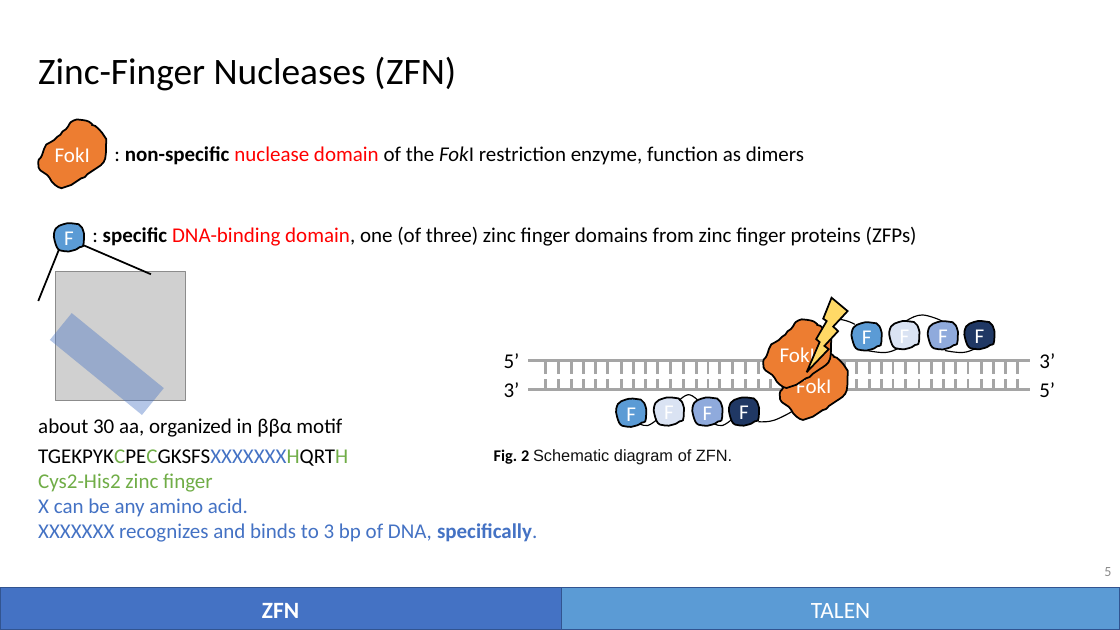
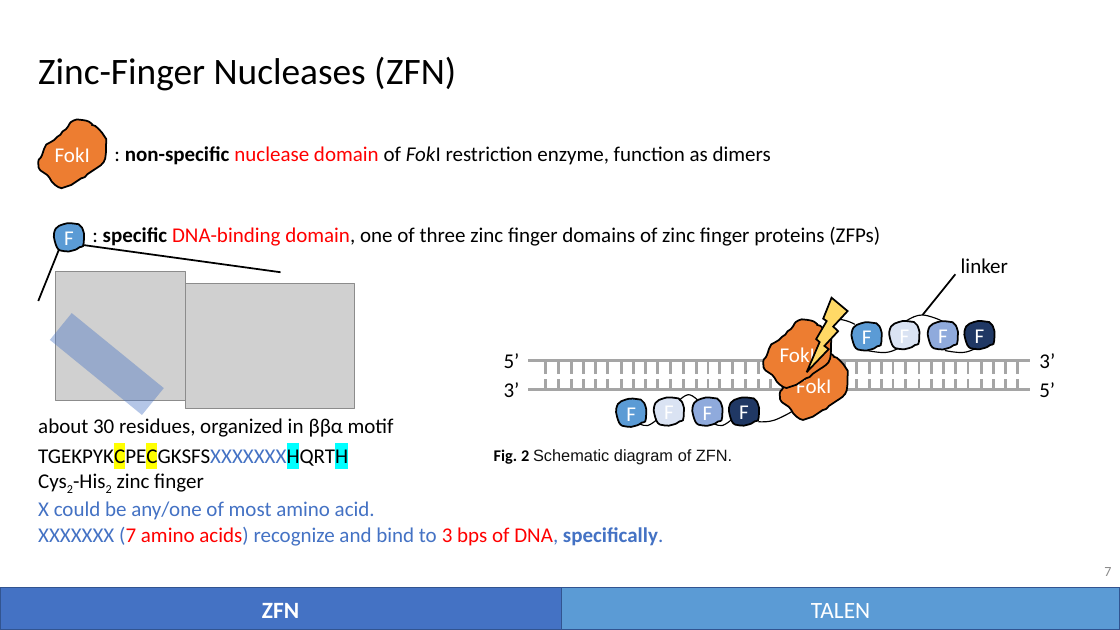
Before and after one commit to vwOvOwv/PKU-Undergraduate-Course, a slide deck: slide 7 of 遗传学(Genetics)/讨论课/Topic-3_遗传学技术/CRISPR-Cas.pptx (slide 5 before the commit). Drawn at 1120x630 pixels with LibreOffice and Linux fonts; fonts in the diff are those of the drawing; grey boxes stand for pictures. Boxes give left, top, right and bottom in pixels: in the first picture for what was removed or moved away, otherwise in the second. Text is boxed around its words. In the diff, an @@ line names an element or a change of style, - is before the commit and + after.

```diff
--- a/遗传学(Genetics)/讨论课/Topic-3_遗传学技术/CRISPR-Cas.pptx
+++ b/遗传学(Genetics)/讨论课/Topic-3_遗传学技术/CRISPR-Cas.pptx
@@ text at <box>125,146,771,165</box>: text changed @@
-: non-specific nuclease domain of the FokI restriction enzyme, function as dimers
+: non-specific nuclease domain of FokI restriction enzyme, function as dimers
@@ text at <box>103,227,880,249</box>: text changed @@
-: specific DNA-binding domain, one (of three) zinc finger domains from zinc finger proteins (ZFPs)
+: specific DNA-binding domain, one of three zinc finger domains of zinc finger proteins (ZFPs)
@@ line moved from (83, 245) - (151, 275) to (83, 245) - (281, 272) @@
@@ text added at <box>961,258,1008,273</box>, 18 pt, text #000000 @@
+linker
@@ picture added at <box>186,284,355,409</box> @@
@@ line added from (923, 315) to (955, 275), #000000 1.5 pt @@
@@ text at <box>38,418,394,437</box>: text changed @@
-about 30 aa, organized in ββα motif
+about 30 residues, organized in ββα motif
@@ text at <box>38,445,348,492</box>: text colour #70AD47 to #000000 in "TGEKPYKCPECGKSFSXXXXXXXHQRTH", "Cys2-His2 zinc finger"; highlight none to #FFFF00, highlight none to #00FFFF in "TGEKPYKCPECGKSFSXXXXXXXHQRTH"; now subscript in "Cys2-His2" @@
@@ text at <box>38,501,663,546</box>: text changed @@
-X can be any amino acid.
-XXXXXXX recognizes and binds to 3 bp of DNA, specifically.
+X could be any/one of most amino acid.
+XXXXXXX (7 amino acids) recognize and bind to 3 bps of DNA, specifically.
@@ page number at <box>1104,567,1111,576</box>: text changed @@
-5
+7
```
Also in this commit, not shown: 8 other slides changed, 5 slides added, 2 slides removed.
